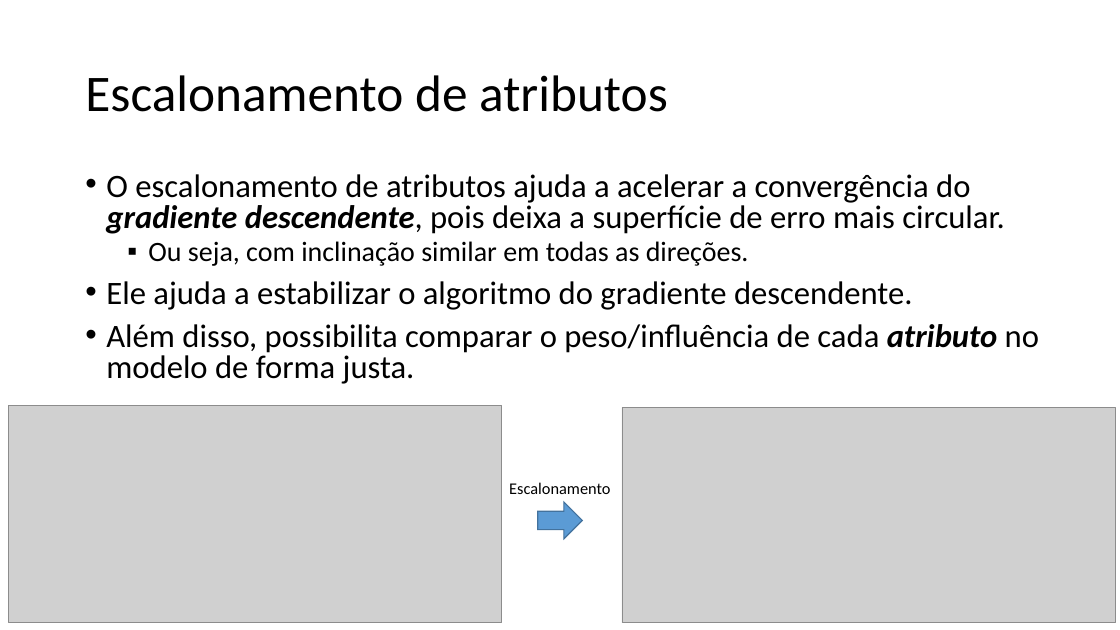
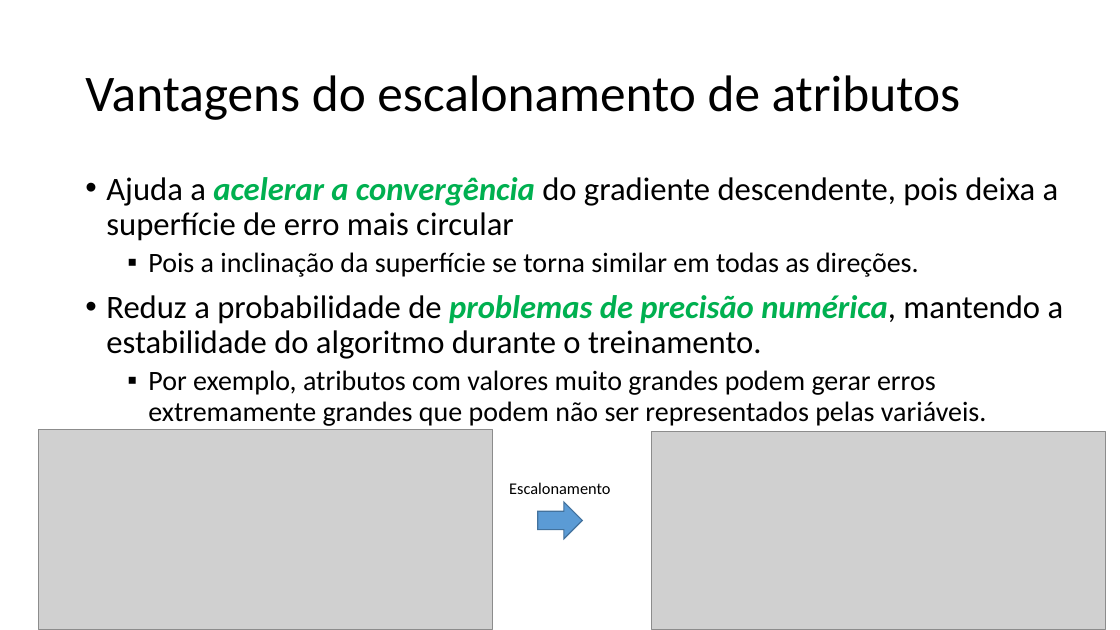
Before and after one commit to zz4fap/t319_aprendizado_de_maquina, a slide deck: slide 9 of slides/T319_Regressão_Linear (Parte IV).pptx. Drawn at 1120x630 pixels with LibreOffice and Linux fonts; fonts in the diff are those of the drawing; grey boxes stand for pictures. Boxes give left, top, right and bottom in pixels: in the first picture for what was removed or moved away, otherwise in the second. Text is boxed around its words. In the diff, an @@ line names an element or a change of style, - is before the commit and + after.

Commit message:
update of slides

```diff
--- a/slides/T319_Regressão_Linear (Parte IV).pptx
+++ b/slides/T319_Regressão_Linear (Parte IV).pptx
@@ title at box(85, 75, 961, 120): text changed @@
-Escalonamento de atributos
+Vantagens do escalonamento de atributos
@@ text at box(106, 177, 1064, 426): text changed @@
-• O escalonamento de atributos ajuda a acelerar a convergência do gradiente descendente, pois deixa a superfície de erro mais circular.
-  ▪ Ou seja, com inclinação similar em todas as direções.
-• Ele ajuda a estabilizar o algoritmo do gradiente descendente.
-• Além disso, possibilita comparar o peso/influência de cada atributo no modelo de forma justa.
+• Ajuda a acelerar a convergência do gradiente descendente, pois deixa a superfície de erro mais circular
+  ▪ Pois a inclinação da superfície se torna similar em todas as direções.
+• Reduz a probabilidade de problemas de precisão numérica, mantendo a estabilidade do algoritmo durante o treinamento.
+  ▪ Por exemplo, atributos com valores muito grandes podem gerar erros extremamente grandes que podem não ser representados pelas variáveis.
@@ picture: place and size @@
-picture at box(8, 405, 502, 623)
+picture at box(39, 429, 492, 629)
@@ picture: place and size @@
-picture at box(622, 408, 1115, 623)
+picture at box(652, 432, 1106, 630)
```
Also in this commit, not shown: 1 slide added, 5 slides removed, 3 other files.
